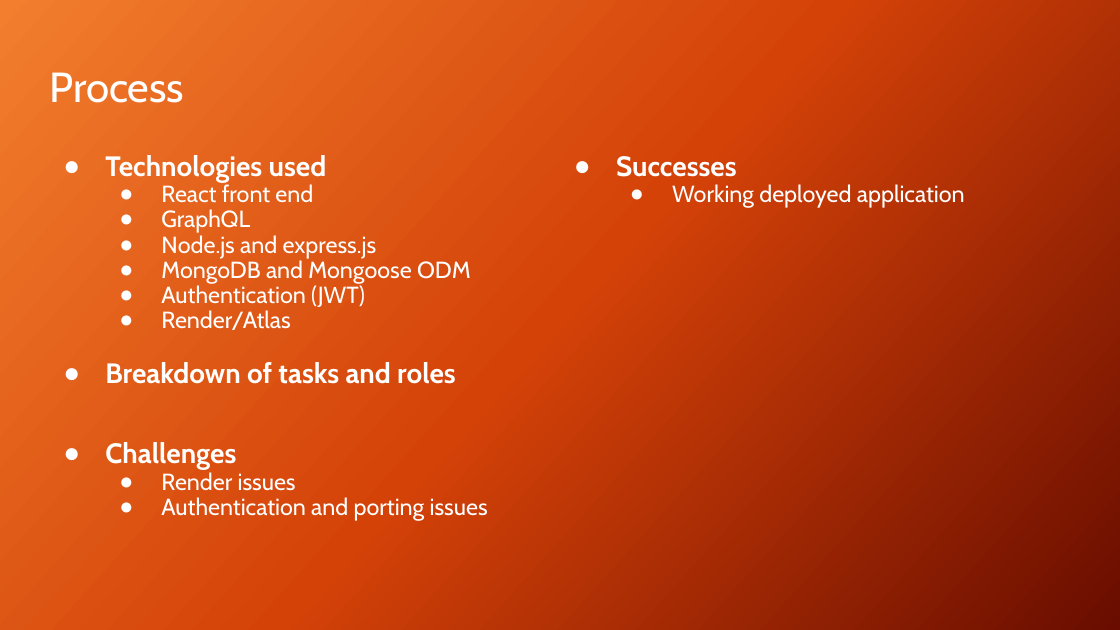
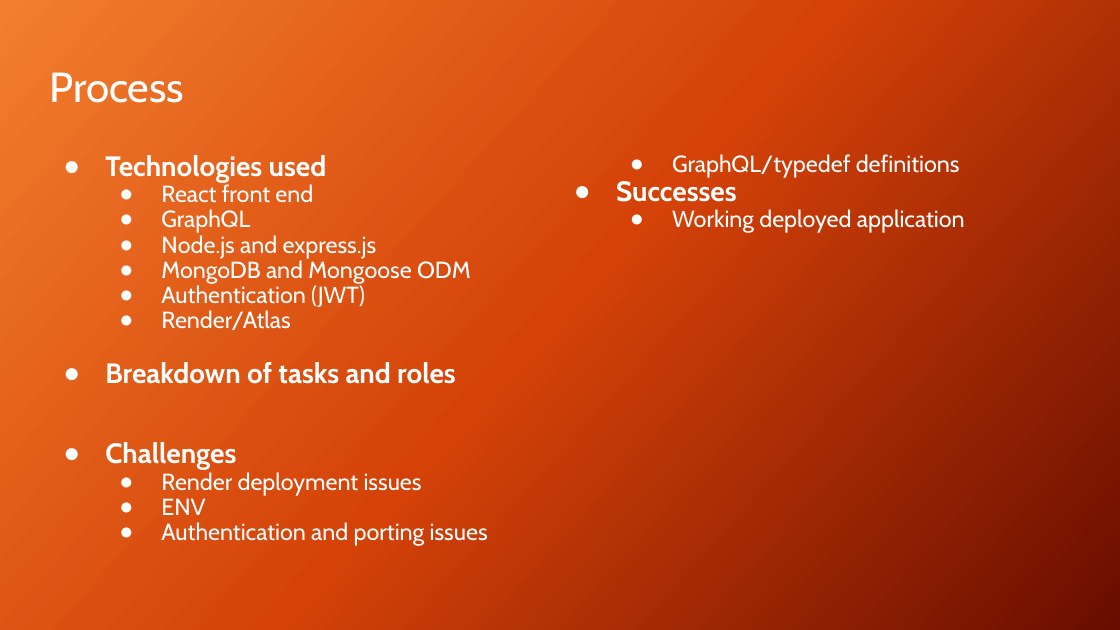
Before and after one commit to stephenw987/Fitness-Tracker, a slide deck: slide 4 of assets/Project03.pptx. Drawn at 1120x630 pixels with LibreOffice and Linux fonts; fonts in the diff are those of the drawing; background and template pictures are left out. Boxes give left, top, right and bottom in pixels: in the first picture for what was removed or moved away, otherwise in the second. Text is boxed around its words. In the diff, an @@ line names an element or a change of style, - is before the commit and + after.

```diff
--- a/assets/Project03.pptx
+++ b/assets/Project03.pptx
@@ text at <box>672,154,960,178</box>: paragraph added @@
+  ● GraphQL/typedef definitions
@@ text at <box>161,472,422,515</box>: text changed @@
-  ● Render issues
+  ● Render deployment issues
+  ● ENV
```
Also in this commit, not shown: 1 other slide changed, 3 other files.
